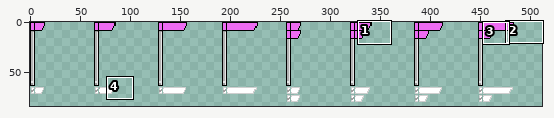
Two states of a sprite sheet, dat/tilesets/default/misc/flags.png. The picture above shows the old version from afar; the outline marks the close-up.
Close-up. Earlier state:
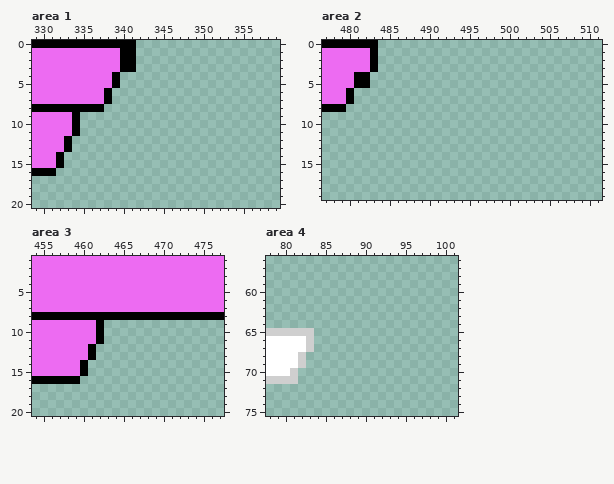
The file is 512x128 pixels. Shown: area 1: x 329..359, y 0..20; area 2: x 477..511, y 0..19; area 3: x 454..477, y 1..20; area 4: x 78..101, y 56..75. The wide view leaves out empty margins. The commit also changed other parts of the picture, which this record leaves out.
The result:
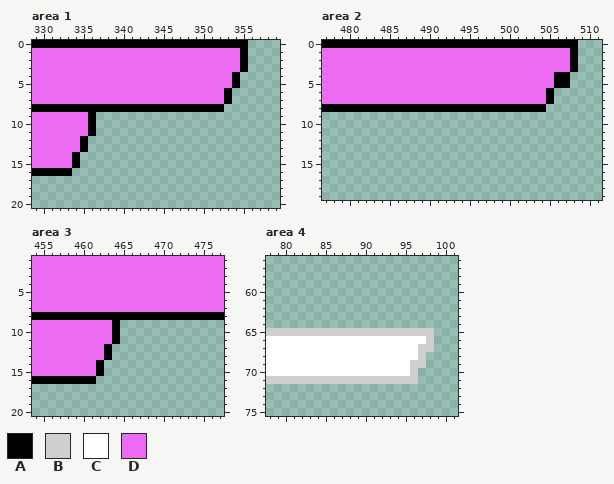
Palette (. is transparent): A #000000  B #cfcfcf  C #ffffff  D #ed6bf2
The edit:
--- area 1
@@ x 329..359 @@
- 0 AAAAAAAAAAAAA..................
- 1 DDDDDDDDDDDAA..................
- 2 DDDDDDDDDDDAA..................
- 3 DDDDDDDDDDDAA..................
- 4 DDDDDDDDDDA....................
- 5 DDDDDDDDDDA....................
- 6 DDDDDDDDDA.....................
- 7 DDDDDDDDDA.....................
- 8 AAAAAAAAA......................
- 9 DDDDDA.........................
-10 DDDDDA.........................
-11 DDDDDA.........................
-12 DDDDA..........................
-13 DDDDA..........................
-14 DDDA...........................
-15 DDDA...........................
-16 AAA............................
+ 0 AAAAAAAAAAAAAAAAAAAAAAAAAAA....
+ 1 DDDDDDDDDDDDDDDDDDDDDDDDDDA....
+ 2 DDDDDDDDDDDDDDDDDDDDDDDDDDA....
+ 3 DDDDDDDDDDDDDDDDDDDDDDDDDDA....
+ 4 DDDDDDDDDDDDDDDDDDDDDDDDDA.....
+ 5 DDDDDDDDDDDDDDDDDDDDDDDDDA.....
+ 6 DDDDDDDDDDDDDDDDDDDDDDDDA......
+ 7 DDDDDDDDDDDDDDDDDDDDDDDDA......
+ 8 AAAAAAAAAAAAAAAAAAAAAAAA.......
+ 9 DDDDDDDA.......................
+10 DDDDDDDA.......................
+11 DDDDDDDA.......................
+12 DDDDDDA........................
+13 DDDDDDA........................
+14 DDDDDA.........................
+15 DDDDDA.........................
+16 AAAAA..........................
 17 ...............................
--- area 2
@@ x 477..511 @@
- 0 AAAAAAA............................
- 1 DDDDDDA............................
- 2 DDDDDDA............................
- 3 DDDDDDA............................
- 4 DDDDAA.............................
- 5 DDDDAA.............................
- 6 DDDA...............................
- 7 DDDA...............................
- 8 AAA................................
+ 0 AAAAAAAAAAAAAAAAAAAAAAAAAAAAAAAA...
+ 1 DDDDDDDDDDDDDDDDDDDDDDDDDDDDDDDA...
+ 2 DDDDDDDDDDDDDDDDDDDDDDDDDDDDDDDA...
+ 3 DDDDDDDDDDDDDDDDDDDDDDDDDDDDDDDA...
+ 4 DDDDDDDDDDDDDDDDDDDDDDDDDDDDDAA....
+ 5 DDDDDDDDDDDDDDDDDDDDDDDDDDDDDAA....
+ 6 DDDDDDDDDDDDDDDDDDDDDDDDDDDDA......
+ 7 DDDDDDDDDDDDDDDDDDDDDDDDDDDDA......
+ 8 AAAAAAAAAAAAAAAAAAAAAAAAAAAA.......
  9 ...................................
--- area 3
@@ x 458..466 @@
  8 AAAAAAAAA
- 9 DDDDA....
-10 DDDDA....
-11 DDDDA....
-12 DDDA.....
-13 DDDA.....
-14 DDA......
-15 DDA......
-16 AA.......
+ 9 DDDDDDA..
+10 DDDDDDA..
+11 DDDDDDA..
+12 DDDDDA...
+13 DDDDDA...
+14 DDDDA....
+15 DDDDA....
+16 AAAA.....
 17 .........
--- area 4
@@ x 78..101 @@
 64 ........................
-65 BBBBBB..................
-66 CCCCCB..................
-67 CCCCCB..................
-68 CCCCB...................
-69 CCCCB...................
-70 CCCB....................
-71 BBBB....................
+65 BBBBBBBBBBBBBBBBBBBBB...
+66 CCCCCCCCCCCCCCCCCCCCB...
+67 CCCCCCCCCCCCCCCCCCCBB...
+68 CCCCCCCCCCCCCCCCCCCB....
+69 CCCCCCCCCCCCCCCCCCBB....
+70 CCCCCCCCCCCCCCCCCCB.....
+71 BBBBBBBBBBBBBBBBBBB.....
 72 ........................
Where, in picture pixels (left, top, right, bottom), the same in both close-ups:
changed: (56, 40, 248, 176)
changed: (346, 40, 578, 112)
changed: (80, 320, 120, 384)
changed: (290, 328, 434, 384)
